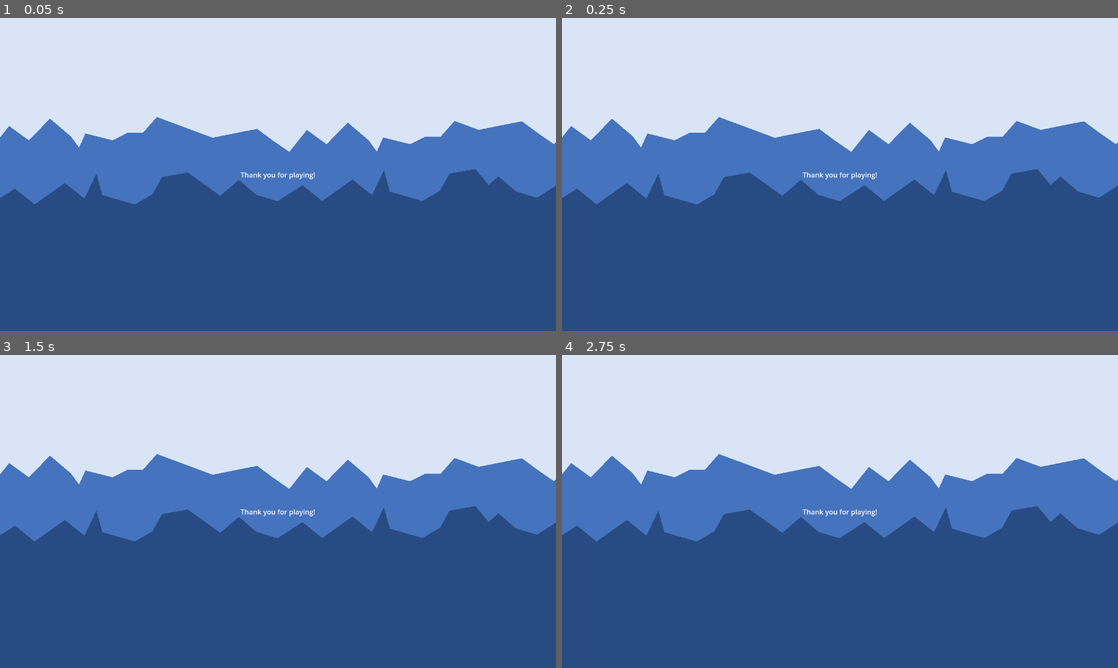
Above: before the commit, frames 1-4 (two rows, left to right).
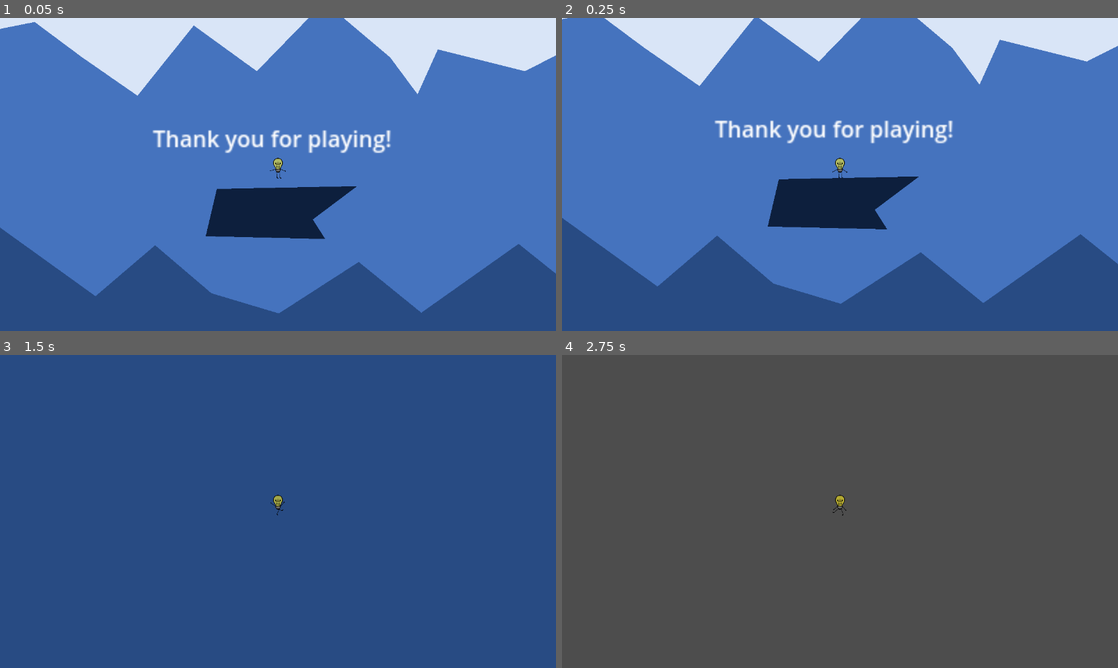
Above: after the commit, the same moments.

Repository: rasmussvala/Bigmode-Game-Jam-2025
Game: Godot game, scene res://scenes/end.tscn
Same seed, same stepped clock (60 frames per second), same inputs: the game is played once before the commit and once after it. This scene is started directly instead of the project's main scene.
Inputs:
- Up to frame 1 (0.05 s): no input
- Up to frame 2 (0.25 s): no input
- Up to frame 3 (1.5 s): tap Enter at 0.5 s; hold Shift (dodge) 0.53-1.28 s; hold D (move_right) from 0.53 s (still down); tap Space (jump) at 0.77 s; tap Shift (dodge) at 1.35 s
- Up to frame 4 (2.75 s): tap Space (jump) at 1.52 s; release D (move_right) at 2.03 s; hold A (move_left) from 2.03 s (still down); hold Shift (dodge) from 2.03 s (still down)

The runs differ from the first frame. In frame 1, 56% of the frame differs, in the area x 0-100%, y 0-95%; in frame 2, 55%; in frame 3, 55%; in frame 4, 100%, in the area x 0-100%, y 0-100%.

Commit message:
removed lvl 10 and created playable end

Diff:
--- a/scenes/end.tscn
+++ b/scenes/end.tscn
@@ -1,24 +1,22 @@
-[gd_scene format=3 uid="uid://c5tc6jr21ov80"]
+[gd_scene load_steps=5 format=3 uid="uid://c5tc6jr21ov80"]
 
-[node name="End" type="Control"]
-layout_mode = 3
-anchors_preset = 15
-anchor_right = 1.0
-anchor_bottom = 1.0
-grow_horizontal = 2
-grow_vertical = 2
-size_flags_horizontal = 3
-size_flags_vertical = 3
+[ext_resource type="PackedScene" uid="uid://cb3vh0dhrgdyp" path="res://scenes/player.tscn" id="1_agju1"]
+[ext_resource type="PackedScene" uid="uid://gy3f1dqjsiki" path="res://scenes/levels/obstacles/obstacle_2.tscn" id="2_hqh7n"]
+[ext_resource type="PackedScene" uid="uid://fuekg0vgkssg" path="res://scenes/killzone.tscn" id="3_fpaoj"]
+
+[sub_resource type="WorldBoundaryShape2D" id="WorldBoundaryShape2D_qdxfq"]
+
+[node name="End" type="Node2D"]
 
 [node name="Background" type="Node2D" parent="."]
-position = Vector2(-161, 95)
+position = Vector2(-700, -200)
 scale = Vector2(0.5, 0.5)
 
 [node name="Back" type="Parallax2D" parent="Background"]
 scroll_scale = Vector2(0.1, 1)
 
 [node name="Polygon2D" type="Polygon2D" parent="Background/Back"]
-position = Vector2(45, -101)
+position = Vector2(-6.79, 0)
 scale = Vector2(2.84144, 1.31212)
 color = Color(0.8536, 0.89822, 0.97, 1)
 polygon = PackedVector2Array(-74.2581, -692.772, -68, 787, 1425, 773, 1429.2, -672.957)
@@ -27,14 +25,14 @@
 scroll_scale = Vector2(0.3, 1)
 
 [node name="Polygon2D4" type="Polygon2D" parent="Background/Middle"]
-position = Vector2(1130, 450)
+position = Vector2(1150, 358)
 rotation = 3.14159
 scale = Vector2(0.834646, 0.728814)
 color = Color(0.270846, 0.452625, 0.747651, 1)
 polygon = PackedVector2Array(-221.651, 115.256, 103, 253, 179.717, 153.674, 266, 153, 347, 106, 497, 149, 531.962, 60.3721, 579, 133, 692.509, 242.86, 809, 106, 917.755, 196.209, 1014.8, 57.6279, 1111, 134, 1192, 203, 1591.09, 160.535, 1594.69, -577.651, -262.387, -603.721)
 
 [node name="Polygon2D5" type="Polygon2D" parent="Background/Middle"]
-position = Vector2(2501, 468)
+position = Vector2(2498, 382)
 rotation = 3.14159
 scale = Vector2(0.834646, 0.728814)
 color = Color(0.270846, 0.452625, 0.747651, 1)
@@ -69,7 +67,6 @@
 polygon = PackedVector2Array(-373, 139, 103, 253, 222, 232, 266, 153, 347, 106, 497, 149, 524, 248, 579, 133, 669, 205, 809, 106, 899, 179, 1014, 105, 1111, 134, 1192, 203, 1281, 127, 648.998, -730.002, -294, -330)
 
 [node name="Label" type="Label" parent="."]
-layout_mode = 1
 anchors_preset = 8
 anchor_left = 0.5
 anchor_top = 0.5
@@ -84,3 +81,15 @@
 text = "Thank you for playing!"
 horizontal_alignment = 1
 vertical_alignment = 1
+
+[node name="Player" parent="." instance=ExtResource("1_agju1")]
+position = Vector2(4, 21)
+
+[node name="Obstacle2" parent="." instance=ExtResource("2_hqh7n")]
+position = Vector2(0, 56)
+
+[node name="Killzone" parent="." instance=ExtResource("3_fpaoj")]
+
+[node name="CollisionShape2D" type="CollisionShape2D" parent="Killzone"]
+position = Vector2(5, 88)
+shape = SubResource("WorldBoundaryShape2D_qdxfq")
--- a/scenes/levels/level_10.tscn
+++ /dev/null
@@ -1,16 +0,0 @@
-[gd_scene load_steps=4 format=3 uid="uid://djekmo3wdkaof"]
-
-[ext_resource type="PackedScene" uid="uid://cb3vh0dhrgdyp" path="res://scenes/player.tscn" id="1_x5ax2"]
-[ext_resource type="PackedScene" uid="uid://gr206ync62i2" path="res://scenes/levels/obstacles/obstacle_1.tscn" id="2_sxfol"]
-[ext_resource type="PackedScene" uid="uid://bly0mnguraowr" path="res://scenes/next_level.tscn" id="3_m801q"]
-
-[node name="Level10" type="Node2D"]
-
-[node name="Player" parent="." instance=ExtResource("1_x5ax2")]
-position = Vector2(-16, 2)
-
-[node name="Obstacle1" parent="." instance=ExtResource("2_sxfol")]
-position = Vector2(1, 40)
-
-[node name="NextLevel" parent="." instance=ExtResource("3_m801q")]
-position = Vector2(44, 1)
--- a/scripts/next_level.gd
+++ b/scripts/next_level.gd
@@ -8,7 +8,7 @@
 	var current_number = current_scene_file.to_int()
 
 	# last level will trigger end scene
-	if current_number == 10:
+	if current_number == 9:
 		get_tree().change_scene_to_file("res://scenes/end.tscn")
 		return
 
